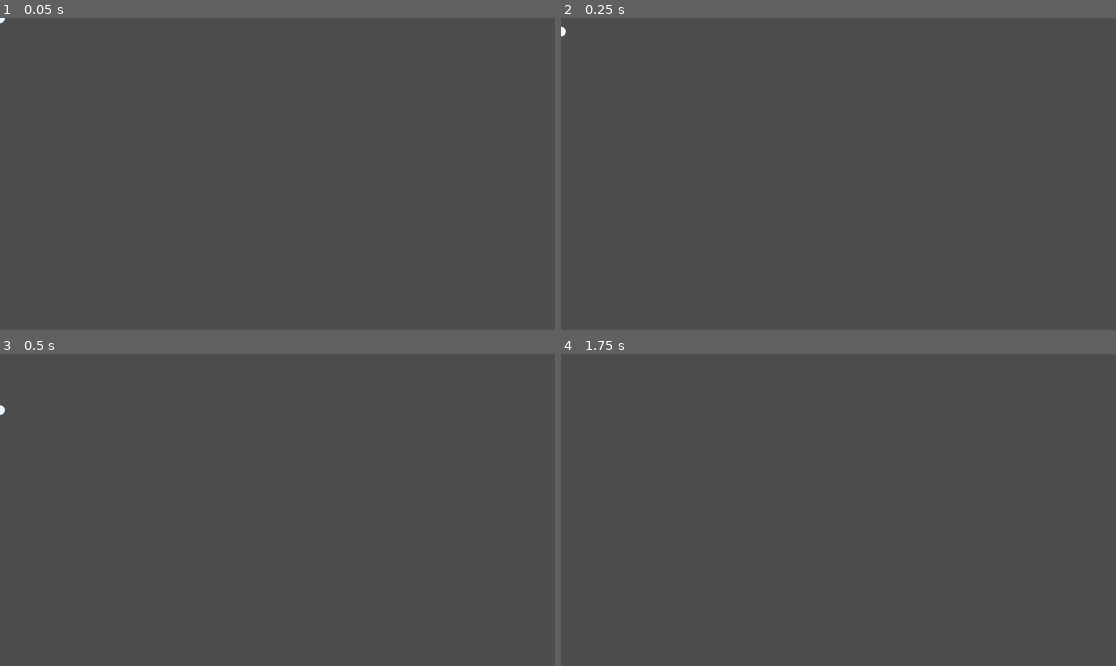
Above: before the commit, frames 1-4 (two rows, left to right).
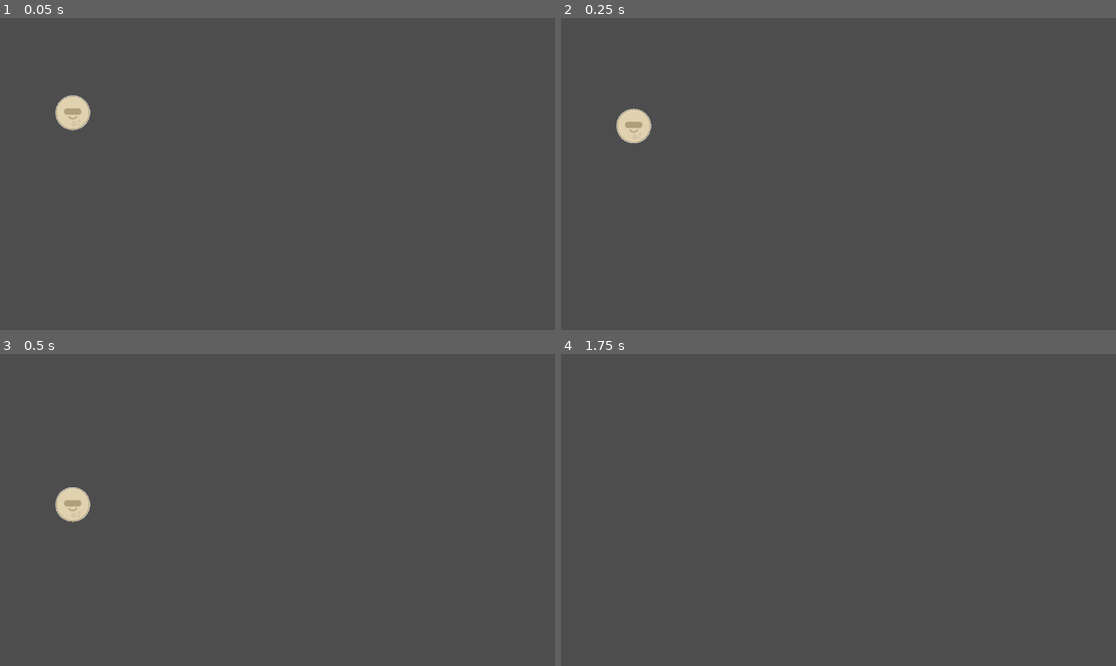
Above: after the commit, the same moments.

Repository: bsu-cs315/E1-evan.kiser
Game: Godot game, scene res://src/World.tscn
Two runs of this game, one before a commit and one after it. Both use one fixed random seed, a clock stepped at 60 frames per second and the inputs below. The project has no main scene, so this scene is started directly.
Inputs:
- Up to frame 1 (0.05 s): no input
- Up to frame 2 (0.25 s): no input
- Up to frame 3 (0.5 s): no input
- Up to frame 4 (1.75 s): no input

The runs differ from the first frame. In frame 1, 0.6% of the frame differs, in the area x 0-17%, y 0-37%; in frame 2, 0.6%; in frame 3, 0.6%, in the area x 0-17%, y 16-54%; in frame 4, nothing differs.

Commit message:
Gave the Ball object a 2D Sprite

Diff:
--- a/src/World.tscn
+++ b/src/World.tscn
@@ -3,5 +3,6 @@
 [ext_resource type="PackedScene" uid="uid://cr8kdualqn08g" path="res://src/ball.tscn" id="1_yg3jb"]
 
 [node name="World" type="Node2D"]
+position = Vector2(151, 196)
 
 [node name="Ball" parent="." instance=ExtResource("1_yg3jb")]
--- a/src/ball.tscn
+++ b/src/ball.tscn
@@ -1,12 +1,16 @@
-[gd_scene load_steps=3 format=3 uid="uid://cr8kdualqn08g"]
+[gd_scene load_steps=4 format=3 uid="uid://cr8kdualqn08g"]
 
 [ext_resource type="Script" path="res://src/ball.gd" id="1_13nf2"]
+[ext_resource type="Texture2D" uid="uid://b4e7bg1w6gd60" path="res://assets/alienBeige_round.png" id="2_2f86l"]
 
 [sub_resource type="CircleShape2D" id="CircleShape2D_nt0v2"]
+radius = 35.939
 
 [node name="Ball" type="RigidBody2D"]
 script = ExtResource("1_13nf2")
 
 [node name="CollisionShape2D" type="CollisionShape2D" parent="."]
-scale = Vector2(10, 10)
 shape = SubResource("CircleShape2D_nt0v2")
+
+[node name="Sprite2D" type="Sprite2D" parent="."]
+texture = ExtResource("2_2f86l")
Binary file added: assets/alienBeige_round.png
Not shown, added: assets/alienBeige_round.png.import
